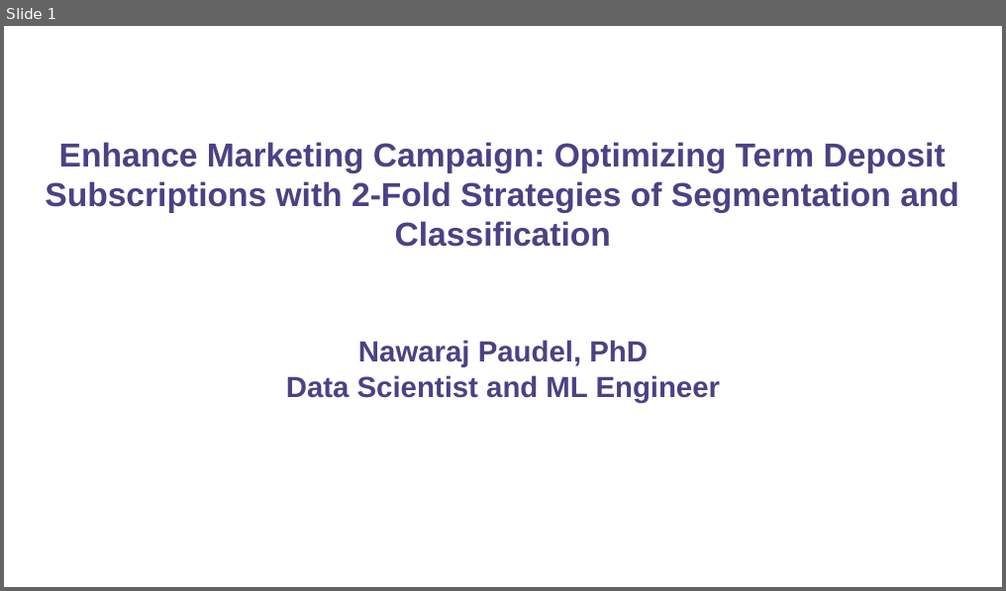
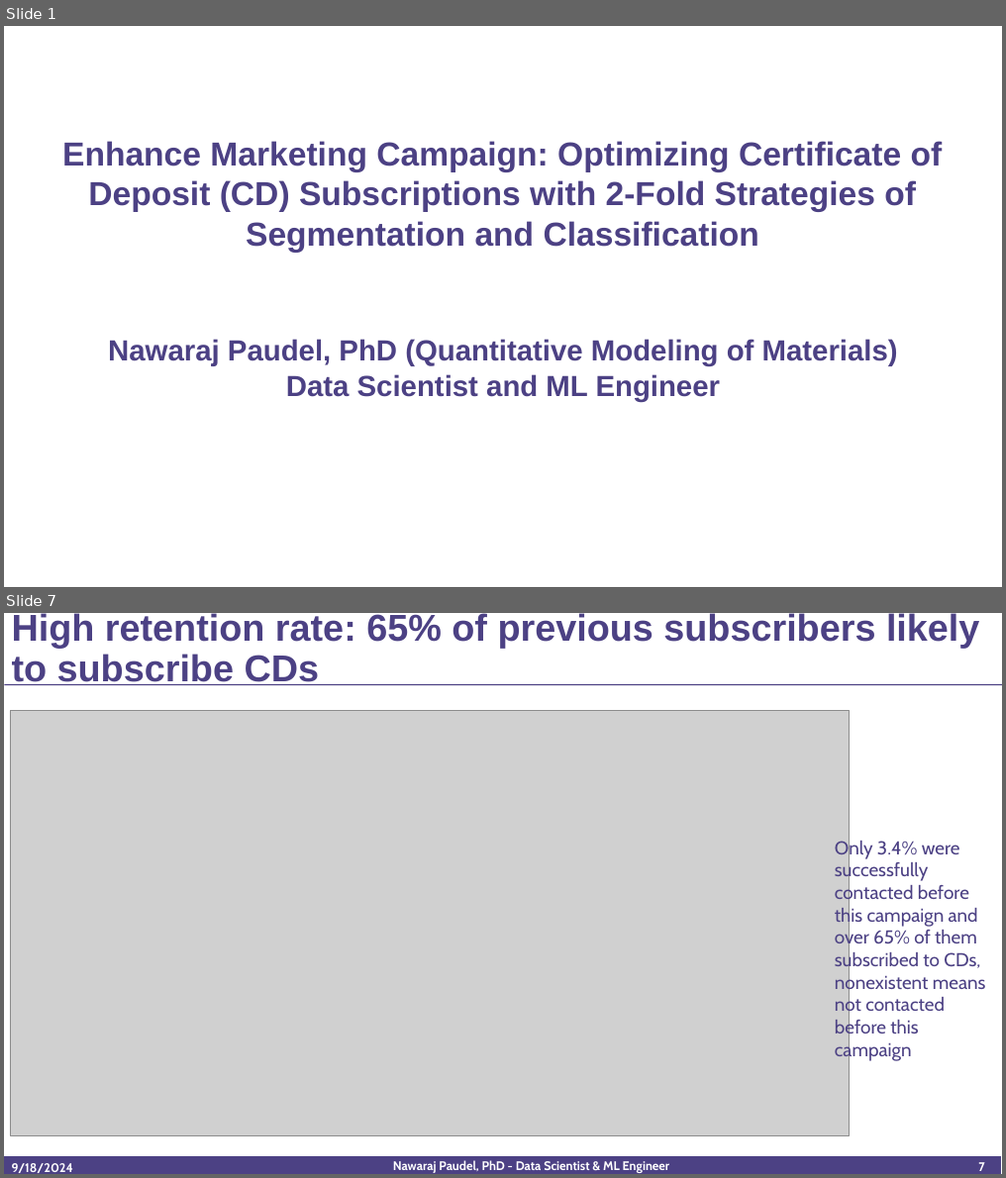
Before and after one commit to newking9088/marketing_campaign_customer_segmentation_classification, a slide deck: Executive Summary Powerpoint/bank_marketing_campaign_customer-segmentation_classification.pptx. Shown one above the other, each under a label of ours: slide 1 before the commit, slides 1 and 7 after it; the slides between them are not shown. The pictures are 1006x591 and 1006x1178 pixels, drawn with LibreOffice and Linux fonts; fonts in the diff are those of the drawing; grey boxes stand for pictures. Boxes give left, top, right and bottom in pixels: in the first picture for what was removed or moved away, otherwise in the second. Text is boxed around its words. In the diff, an @@ line names an element or a change of style, - is before the commit and + after.

```diff
--- a/Executive Summary Powerpoint/bank_marketing_campaign_customer-segmentation_classification.pptx
+++ b/Executive Summary Powerpoint/bank_marketing_campaign_customer-segmentation_classification.pptx
@@ slide 7 added at (4,613,1002,1174), background #FFFFFF @@
@@ title added at (12,613,979,685), 36 pt, text #4C4184, bold @@
+High retention rate: 65% of previous subscribers likely to subscribe CDs
@@ rectangle added at (5,684,1002,685), fill #4C4184 @@
@@ picture added at (10,711,849,1137) @@
@@ text added at (835,839,986,1061), 18 pt, text #4C4184 @@
+Only 3.4% were successfully contacted before this campaign and over 65% of them subscribed to CDs, nonexistent means not contacted before this campaign
@@ rectangle added at (4,1157,1002,1174), fill #4C4184, outline #FFFFFF 1 pt @@
@@ text added at (12,1163,73,1173), 12 pt, text #FFFFFF, bold @@
+9/18/2024
@@ text added at (393,1160,670,1173), 12 pt, text #FFFFFF, bold @@
+Nawaraj Paudel, PhD - Data Scientist & ML Engineer
@@ page number added at (978,1162,984,1171), 12 pt, text #FFFFFF, bold @@
+7
@@ slide 1 changed as well @@
@@ text "Enhance Marketing Campaign: Optimizing Certificate ...": place and size @@
-text "Enhance Marketing Campaign: Optimizing Certificate ..." at (45,142,959,402)
+text "Enhance Marketing Campaign: Optimizing Certificate ..." at (62,141,943,402)
@@ text at (62,141,943,367): text changed @@
-Enhance Marketing Campaign: Optimizing Term Deposit Subscriptions with 2-Fold Strategies of Segmentation and Classification
-Nawaraj Paudel, PhD
+Enhance Marketing Campaign: Optimizing Certificate of Deposit (CD) Subscriptions with 2-Fold Strategies of Segmentation and Classification
+Nawaraj Paudel, PhD (Quantitative Modeling of Materials)
```
Also in this commit, not shown: 1 other slide changed, 17 other slides added.
